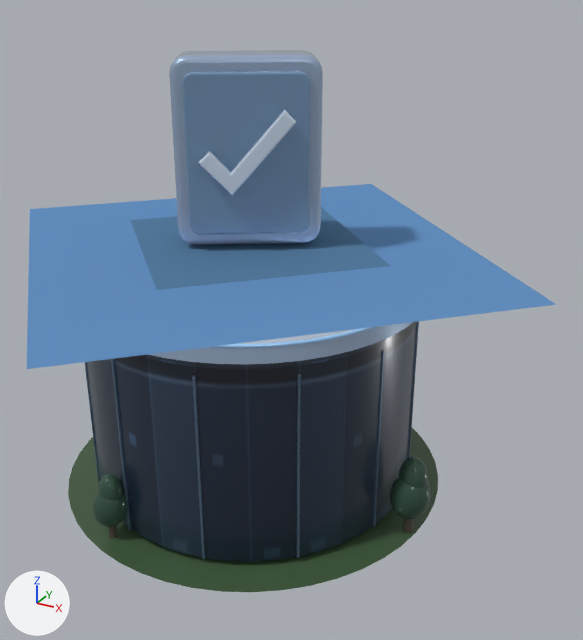
Before and after pictures for a commit that changed the glTF model assets/data.tasks.glb.
Before and after are seen from a camera (50 mm lens) standing at (1.49, -2.39, 1.89) and looking at (0.17, 0.01, 0.69). Every picture has the same lights, and +X, +Y and +Z are marked at lower left. The picture after the commit comes second. Where no turn or scale is listed for an object, it has been applied to the vertices.
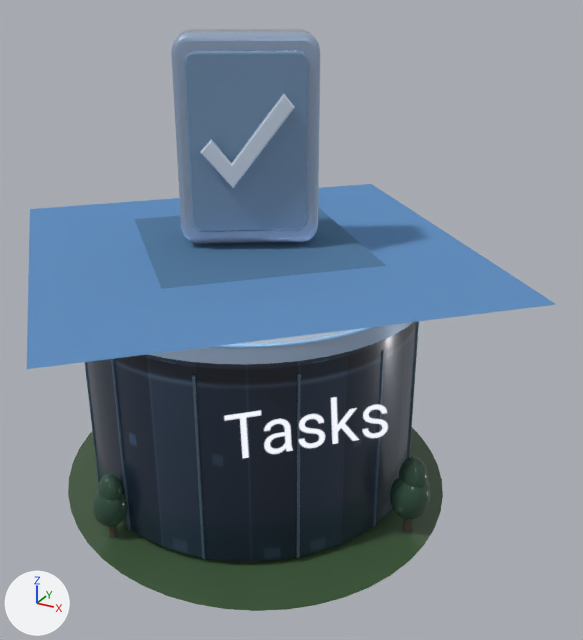
ob_task_sculpture is not drawn itself; it is the parent of ob_node_35, ob_mesh_33, ob_mesh_34.

Changed parts and their boxes [x1, y1, x2, y2] in the pictures (583 x 640 px):
'Mesh_30', rescaled (11% taller)
    before: [182, 71, 311, 234]
    after: [184, 51, 309, 232]
'landscaped-exhibit-footprint', rescaled (12% taller)
    before: [68, 428, 438, 592]
    after: [68, 428, 443, 611]
'Mesh_29', rescaled (10% taller)
    before: [169, 50, 323, 245]
    after: [171, 29, 320, 243]
'Mesh_33', rescaled
    before: [131, 207, 391, 290]
    after: [134, 207, 387, 289]
'Mesh_32', rescaled (10% taller)
    before: [198, 109, 296, 195]
    after: [200, 93, 295, 188]
'annotation', added
    after: [224, 397, 388, 458]

Diff of the bpy script that builds the scene:
```diff
--- a/assets/data.tasks.glb.py
+++ b/assets/data.tasks.glb.py
@@ img_image_3 @@
+img_image_3 = load_image('Image_3', '_unpacked/Image_3', 235, 118, 'sRGB')
@@ mat_material_37 @@
+mat_material_37 = bpy.data.materials.new('Material_37')
+# uses the picture img_image_3
@@ me_mesh_35 @@
+me_mesh_35.from_pydata(...)  # 4 vertices, 2 faces; spans x -0.237..0.237, y -0.237..0.237, z -0.153..0.153
+me_mesh_35.materials.append(mat_material_37)
@@ ob_landscaped_exhibit_footprint @@
 ob_landscaped_exhibit_footprint.rotation_euler = (-1.571, 0.0, 0.0)  # degrees (-90, 0, 0)
-ob_landscaped_exhibit_footprint.scale = (1.0, 1.12, 1.0)
+ob_landscaped_exhibit_footprint.scale = (1.0, 1.0, 1.12)
@@ ob_task_sculpture @@
 ob_task_sculpture.location = (0.0, 0.0, 0.945)
+ob_task_sculpture.scale = (0.96, 1.0, 1.1)
@@ ob_annotation @@
+ob_annotation = bpy.data.objects.new('annotation', me_mesh_35)
+ob_annotation.location = (0.523, -0.523, 0.6)
```
